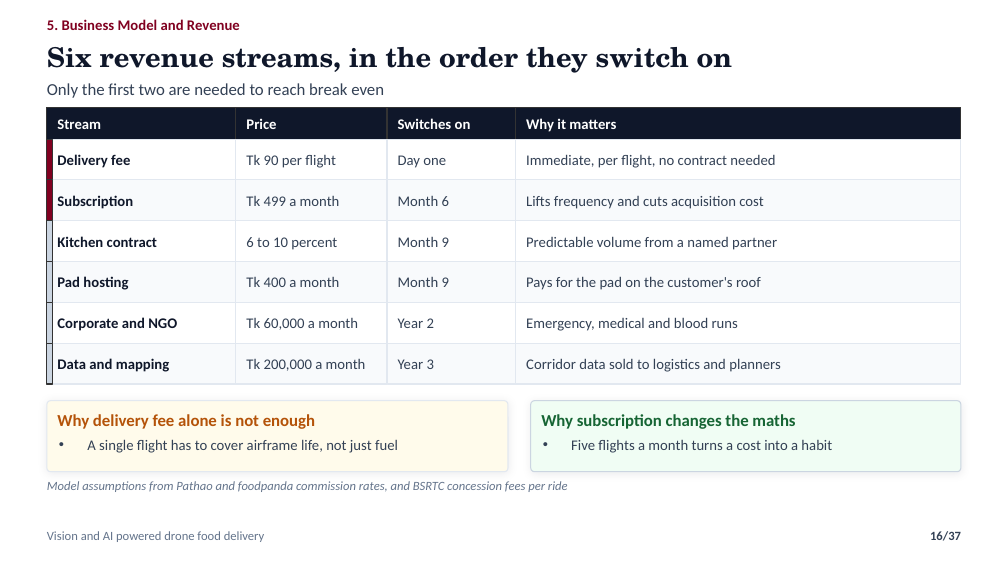
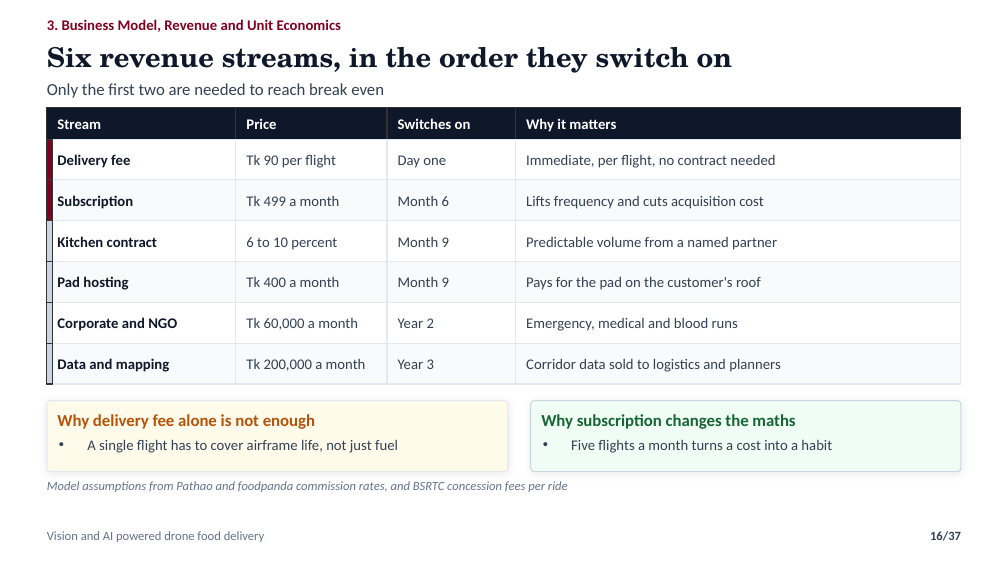
Before and after one commit to nafiskabbo/presentation-hum, a slide deck: slide 16 of output/AeroSetu_Group_Presentation-v1.pptx. Drawn at 1008x567 pixels with LibreOffice and Linux fonts; fonts in the diff are those of the drawing. Boxes give left, top, right and bottom in pixels: in the first picture for what was removed or moved away, otherwise in the second. Text is boxed around its words. In the diff, an @@ line names an element or a change of style, - is before the commit and + after.

```diff
--- a/output/AeroSetu_Group_Presentation-v1.pptx
+++ b/output/AeroSetu_Group_Presentation-v1.pptx
@@ text at bbox=[47, 19, 341, 32]: text changed @@
-5. Business Model and Revenue
+3. Business Model, Revenue and Unit Economics
```
Also in this commit, not shown: 35 other slides changed, 5 other files.
